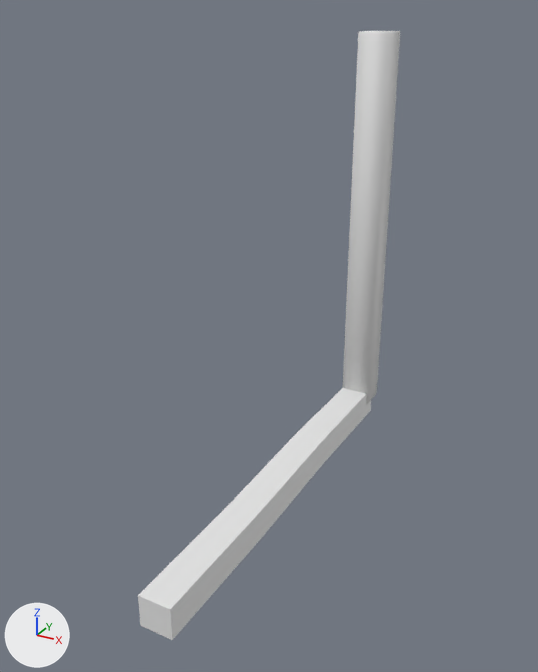
Before and after pictures for a commit that changed the FBX model Assets/Stylized_Egypt/Meshes/building/SM_building_border_07.fbx.
One viewpoint serves both versions: a camera (50 mm lens) standing at (2.83, -7.36, 4.2) and looking at (-0.06, -2.11, 1.58). Lighting does not change. The marker at lower left points along +X, +Y and +Z. Where no turn or scale is listed for an object, it has been applied to the vertices.

Names of what the first picture shows: 'SM_building_border_07', 'SM_building_border_07_ConvexHulls'.
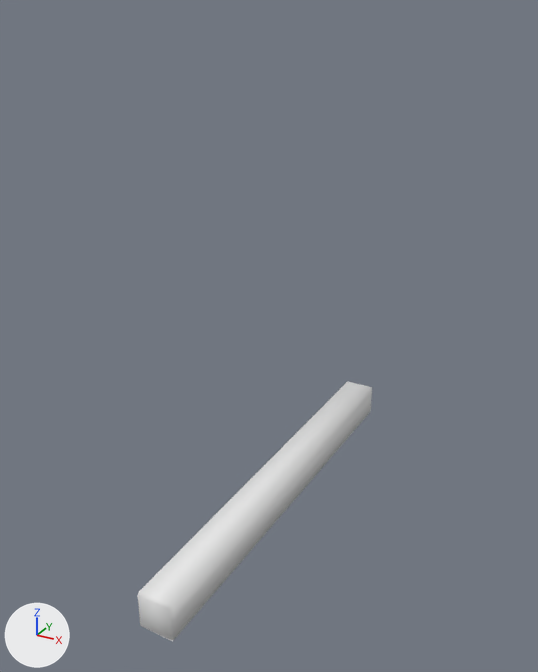
Where the change shows, as pixel boxes (x1, y1, x2, y2) in the pictures (538 x 672 px):
'SM_building_border_07_ConvexHulls', moved, rescaled (305% wider, 31% shorter)
    before: (343, 31, 400, 405)
    after: (138, 381, 372, 640)
'SM_building_border_07', unchanged, covered by the edit
    before: (138, 388, 371, 640)

Edits to the bpy script that builds the scene:
```text
Change ob_sm_building_border_07_convexhulls:
    add ob_sm_building_border_07_convexhulls.parent = ob_sm_building_border_359
    ob_sm_building_border_07_convexhulls.scale: (0.01, 0.01, 0.01) -> (1.0, 1.0, 1.0)
Add ob_sm_building_border_359:
    ob_sm_building_border_359 = bpy.data.objects.new('SM_building_border_359', None)
    ob_sm_building_border_359.location = (0.0, 0.0, 0.0)
    ob_sm_building_border_359.rotation_euler = (1.571, 0.0, 0.0)  # degrees (90, 0, 0)
    ob_sm_building_border_359.scale = (0.01, 0.01, 0.01)
```
